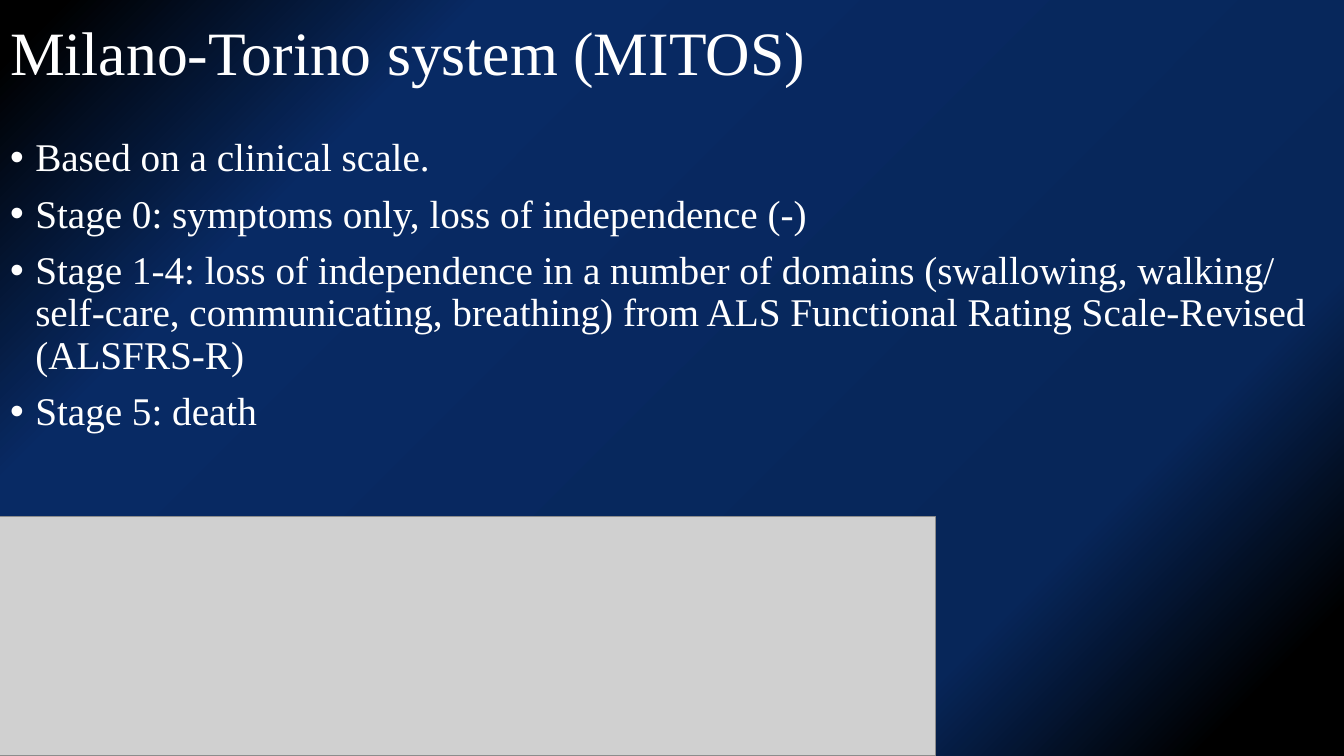
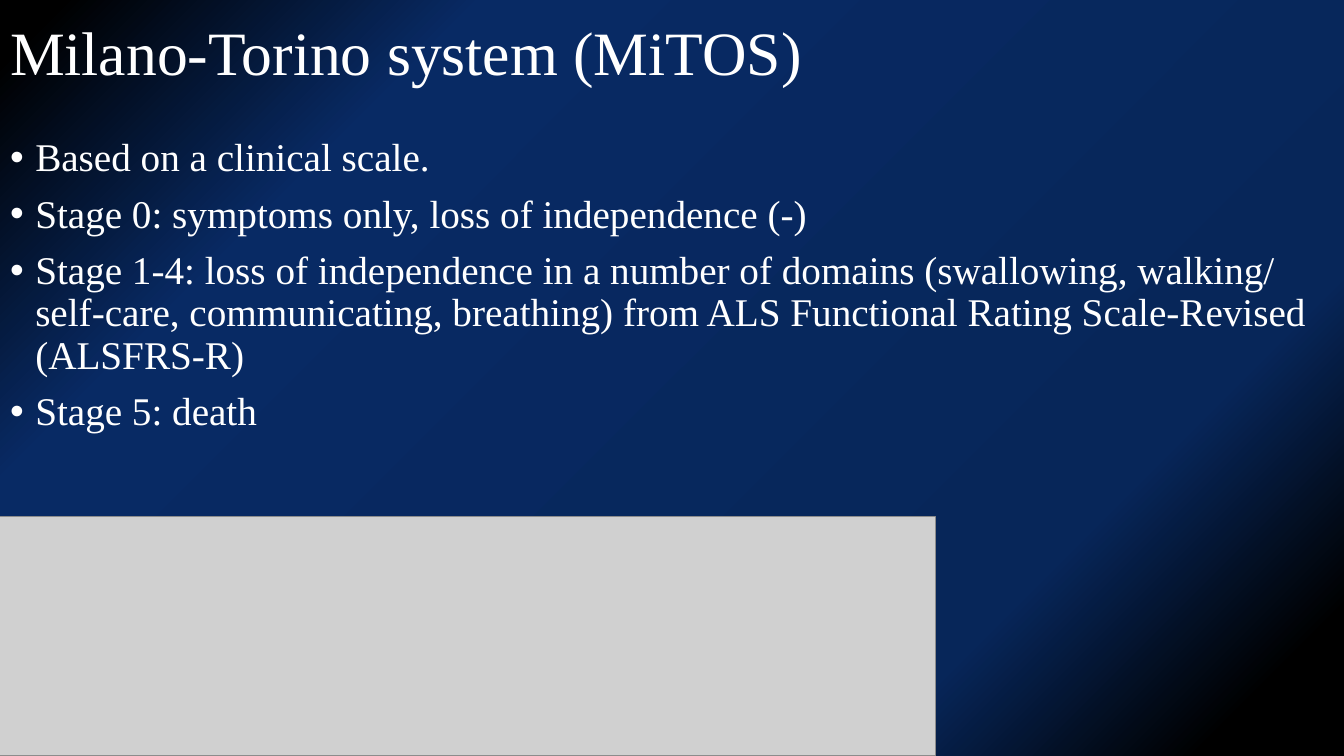
Before and after one commit to kjfdf/lecture, a slide deck: slide 5 of SNUH 심포지엄-유일한.pptx. Drawn at 1344x756 pixels with LibreOffice and Linux fonts; fonts in the diff are those of the drawing; grey boxes stand for pictures. Boxes give left, top, right and bottom in pixels: in the first picture for what was removed or moved away, otherwise in the second. Text is boxed around its words. In the diff, an @@ line names an element or a change of style, - is before the commit and + after.

```diff
--- a/SNUH 심포지엄-유일한.pptx
+++ b/SNUH 심포지엄-유일한.pptx
@@ title at bbox=[10, 27, 801, 87]: text changed @@
-Milano-Torino system (MITOS)
+Milano-Torino system (MiTOS)
```
